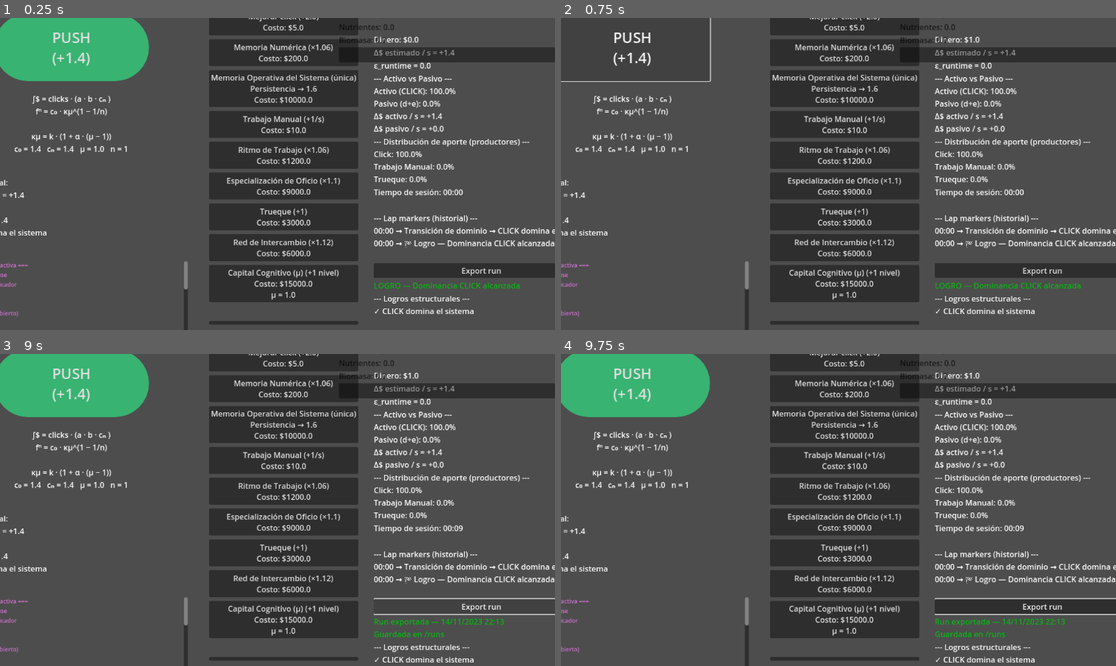
Above: before the commit, frames 1-4 (two rows, left to right).
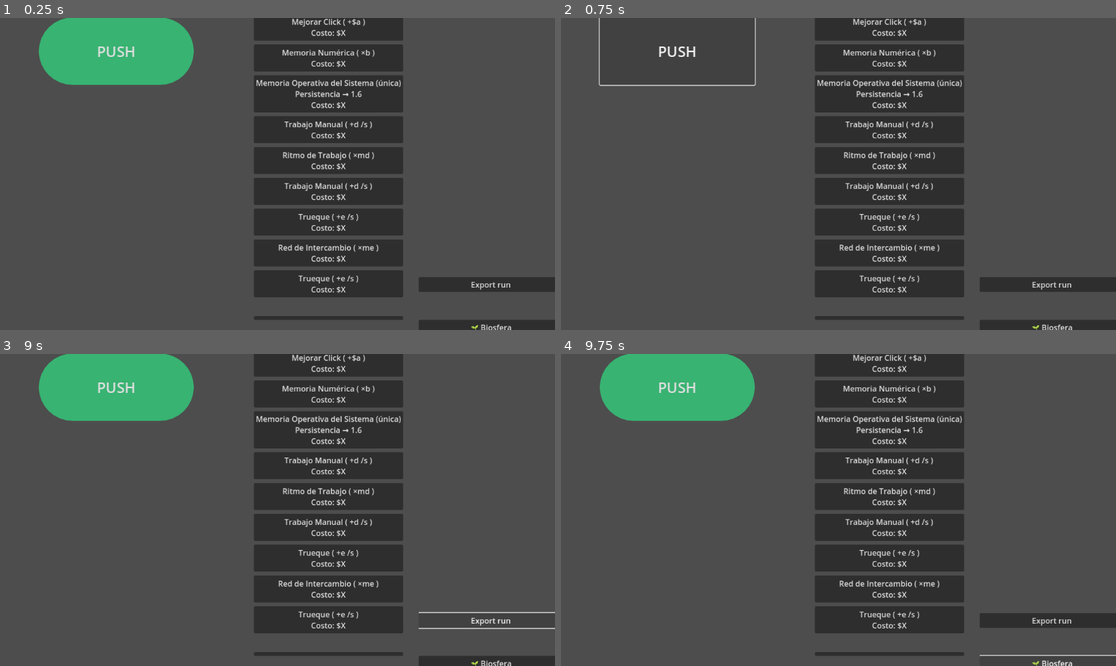
Above: after the commit, the same moments.

Repository: amurito/godot-idle-game
Game: Godot game, scene res://main.tscn
The game is run twice, just before and just after one commit, with the same random seed, the same clock (stepped at 60 frames per second) and the same inputs.
Inputs (mouse positions are in pixels of both pictures, inside the frame that each line leads up to; where the layout moved, square brackets give the same spot in the first picture):
- Up to frame 1 (0.25 s): no input
- Up to frame 2 (0.75 s): click "PUSH (+1.4)" (after the commit: "PUSH") at 0.5 s
- Up to frame 3 (9 s): click "Mejorar click (+2.0) Costo: $…" (after the commit: "Mejorar Click ( +$a ) Costo: …") at 1.25 s; click "Memoria Numérica (×1.06) Cost…" (after the commit: "Memoria Numérica ( ×b ) Costo…") at 2 s; click "Memoria Operativa del Sistema…" at 2.75 s; click "Trabajo Manual (+1/s) Costo: …" (after the commit: "Trabajo Manual ( +d /s ) Cost…") at 3.5 s; click "Ritmo de Trabajo (×1.06) Cost…" (after the commit: "Ritmo de Trabajo ( ×md ) Cost…") at 4.25 s; click "Especialización de Oficio (×1…" (after the commit: "Trabajo Manual ( +d /s ) Cost…") at 5 s; click "Trueque (+1) Costo: $3000.0" (after the commit: "Trueque ( +e /s ) Costo: $X") at 5.75 s; click "Red de Intercambio (×1.12) Co…" (after the commit: "Red de Intercambio ( ×me ) Co…") at 6.5 s; click "Capital Cognitivo (μ) (+1 niv…" (after the commit: "Trueque ( +e /s ) Costo: $X") at 7.25 s; click (327, 653) [283, 659] at 8 s; click "Export run" at 8.75 s
- Up to frame 4 (9.75 s): click (1054, 662) at 9.5 s, where only the run after the commit has a clickable "🌱 Biosfera"

The runs differ from the first frame. In frame 1, 31% of the frame differs, in the area x 0-100%, y 0-100%; in frame 2, 28%; in frame 3, 30%; in frame 4, 31%.
Error after the commit: Parse Error: Expected indented block after "if" block. (res://main.gd:815)

Commit message:
v0.8 — Biosfera fúngica acoplada a ε_runtime

Diff:
--- a/fungi.tscn
+++ b/fungi.tscn
@@ -1,21 +1,21 @@
 [gd_scene load_steps=3 format=3 uid="uid://cbyh1vt0443ys"]
 
-[ext_resource type="Script" uid="uid://b5kpivooakglf" path="res://fungi_ui.gd" id="1_v67og"]
+[ext_resource type="Script" uid="uid://chwpt8ctyh6x4" path="res://fungi_ui.gd" id="1_v67og"]
 
 [sub_resource type="StyleBoxEmpty" id="StyleBoxEmpty_v67og"]
 
 [node name="FungiUI" type="Control"]
+custom_minimum_size = Vector2(300, 160)
 layout_mode = 3
-anchors_preset = 15
-anchor_right = 1.0
-anchor_bottom = 1.0
-grow_horizontal = 2
-grow_vertical = 2
+anchors_preset = 0
+offset_right = 320.0
+offset_bottom = 160.0
 mouse_filter = 2
 script = ExtResource("1_v67og")
 
 [node name="Panel" type="Panel" parent="."]
 modulate = Color(0, 0, 0, 0.6666667)
+custom_minimum_size = Vector2(360, 160)
 layout_mode = 1
 anchors_preset = 15
 anchor_right = 1.0
@@ -25,15 +25,13 @@
 theme_override_styles/panel = SubResource("StyleBoxEmpty_v67og")
 
 [node name="VBoxContainer" type="VBoxContainer" parent="Panel"]
-custom_minimum_size = Vector2(400, 200)
+custom_minimum_size = Vector2(300, 120)
 layout_mode = 1
-anchors_preset = 5
-anchor_left = 0.5
-anchor_right = 0.5
-offset_left = -558.0
-offset_right = 558.0
-offset_bottom = 200.0
+anchors_preset = 15
+anchor_right = 1.0
+anchor_bottom = 1.0
 grow_horizontal = 2
+grow_vertical = 2
 mouse_filter = 2
 
 [node name="HifasStatus" type="Label" parent="Panel/VBoxContainer"]
@@ -55,3 +53,15 @@
 
 [node name="DesbloquearHifas" type="Button" parent="Panel/VBoxContainer"]
 layout_mode = 2
+
+[node name="Metabolismo" type="Label" parent="Panel/VBoxContainer"]
+layout_mode = 2
+size_flags_vertical = 1
+text = "Nutrientes: 0.0
+"
+
+[node name="EpsilonEff" type="Label" parent="Panel/VBoxContainer"]
+layout_mode = 2
+size_flags_vertical = 1
+text = "Nutrientes: 0.0
+"
--- a/fungi_ui.gd
+++ b/fungi_ui.gd
@@ -3,8 +3,10 @@
 # ============================
 # BIOSFERA — DLC FÚNGICO
 # ============================
+func set_main(m):
+	main = m
+var main : Node = null
 
-@onready var main = get_tree().root.get_node("Main")
 
 @onready var lbl_status    = $Panel/VBoxContainer/HifasStatus
 @onready var lbl_nutrients = $Panel/VBoxContainer/Nutrientes
@@ -15,8 +17,13 @@
 var nutrients := 0.0
 var biomass := 0.0
 
+# --- Salidas físicas hacia el sistema ---
+var epsilon_effective := 0.0
+var metabolism := 0.0
+
 const NUTRIENT_FROM_EPS := 5.0
 const GROWTH_RATE := 0.25
+
 
 
 func _ready():
@@ -31,18 +38,31 @@
 
 
 func _process(delta):
+	if main == null:
+		return
 	if not hifas_unlocked:
 		return
-
 	var eps := float(main.epsilon_runtime)
 	var mu  := float(main.get_mu_structural_factor())
 
+
+		# 1) Nutrientes = entropía económica
 	var nutrient_flow := eps * NUTRIENT_FROM_EPS
 	nutrients += nutrient_flow * delta
-
+		# 2) Biomasa = entropía fijada
 	var growth := float(nutrients * GROWTH_RATE * mu * delta)
 	biomass += growth
 	nutrients -= growth
+	# 3) Termodinámica del sistema
+
+	epsilon_effective = eps / (1.0 + biomass)
+
+	# metabolismo = qué tan bien el sistema digiere su propia producción
+	var delta_money := float(main.get_delta_total())
+	if delta_money > 0:
+		metabolism = biomass / delta_money
+	else:
+		metabolism = 0.0
 
 	update_ui()
 
@@ -51,6 +71,8 @@
 	print("🧬 BOTÓN HIFAS OK")
 	hifas_unlocked = true
 	update_ui()
+func get_biomass() -> float:
+	return biomass
 
 
 func update_ui():
@@ -65,3 +87,5 @@
 
 	lbl_nutrients.text = "Nutrientes: " + str(snapped(nutrients, 0.1))
 	lbl_biomass.text   = "Biomasa: " + str(snapped(biomass, 0.1))
+	$Panel/VBoxContainer/Metabolismo.text = "Metabolismo: " + str(snapped(metabolism, 0.001))
+	$Panel/VBoxContainer/EpsilonEff.text = "ε efectivo: " + str(snapped(epsilon_effective, 0.01))
--- a/main.gd
+++ b/main.gd
@@ -123,6 +123,12 @@
 var accounting_base_cost := 50000.0
 var accounting_cost_scale := 2.0
 
+#
+### DLC FUNGI — constantes
+const FUNGI_MU_BETA := 0.05   # fuerza del hongo (chico!)
+# =====================================================
+var epsilon_effective := 0.0
+
 
 # =============== SESIÓN / LAB MODE ===================
 
@@ -205,8 +211,6 @@
 
 @onready var institution_panel_label = $UIRootContainer/RightPanel/ScrollContainer/VBoxContainer/InstitutionPanelLabel
 
-@onready var upgrade_accounting_button = $UIRootContainer/ProductionPanel/InstitutionsPanel/UpgradeAccountingButton
-@onready var accounting_effect_label = $UIRootContainer/ProductionPanel/InstitutionsPanel/AccountingEffectLabel
 @onready var fungi_ui_scene = preload("res://fungi.tscn")
 @onready var ui_root = $UIRootContainer
 
@@ -234,12 +238,18 @@
 	return get_click_power() + get_passive_total()
 
 func get_mu_structural_factor(n: int = cognitive_level) -> float:
-	# μ = 1 + log(1+n) * 0.08
-	# Crece lento pero nunca se aplana del todo
-	if n <= 0:
-		return 1.0
-
-	return 1.0 + log(1.0 + float(n)) * 0.08
+	# μ cognitivo (tu diseño original)
+	var mu_base := 1.0
+	if n > 0:
+		mu_base = 1.0 + log(1.0 + float(n)) * 0.08
+
+	# μ fúngico (biomasa)
+	var mu_fungi := 1.0
+	if fungi_ui != null and fungi_ui.has_method("get_biomass"):
+		var b := float(fungi_ui.get_biomass())
+		mu_fungi = 1.0 + log(1.0 + b) * FUNGI_MU_BETA
+
+	return mu_base * mu_fungi
 
 # =====================================================
 #  FORMATO TEXTO FÓRMULA
@@ -778,19 +788,34 @@
 func _ready():
 	update_ui()
 	_mount_fungi_dlc()
+
 func _mount_fungi_dlc():
 	fungi_ui = FUNGI_UI_SCENE.instantiate()
 
-	var ui_root = $UIRootContainer
-	ui_root.add_child(fungi_ui)
+	var dlc_root = get_node("DLCOverlay")
+	dlc_root.add_child(fungi_ui)
 
 	fungi_ui.name = "FungiUI"
 	fungi_ui.visible = true
+	# inyectamos el core
+	fungi_ui.set_main(self)
+	# Esperar a que Godot calcule tamaños
+	await get_tree().process_frame
+	var vp = get_viewport().get_visible_rect().size
+
+	fungi_ui.position = Vector2(
+		vp.x - 320,
+		20
+	)
 
 	print("🍄 Fungi DLC mounted:", fungi_ui)
 
 
 func _process(delta):
+	if fungi_ui:
+	epsilon_effective = fungi_ui.epsilon_effective
+else:
+	epsilon_effective = epsilon_runtime
 	apply_dynamic_persistence(delta)
 
 	delta_per_sec = get_passive_total()
@@ -812,7 +837,7 @@
 # ESTRUCTURALES v0.7.3
 func update_epsilon_runtime():
 	if baseline_delta_structural <= 0.0 or delta_per_sec <= 0.0:
-		epsilon_runtime = 0.0
+		epsilon_effective = 0.0
 		return
 
 	# -------------------------
@@ -872,7 +897,7 @@
 
 
 	var p := get_structural_pressure()
-	if p > 15.0 and omega < 0.25 and epsilon_runtime > 0.3:
+	if p > 15.0 and omega < 0.25 and epsilon_effective > 0.3:
 		institution_accounting_unlocked = true
 		institutions_unlocked = true
 		omega = 0.1
--- a/main.tscn
+++ b/main.tscn
@@ -11,7 +11,7 @@
 corner_radius_bottom_right = 80
 corner_radius_bottom_left = 80
 
-[node name="Main" type="Control"]
+[node name="UIRoot" type="Control"]
 layout_direction = 2
 layout_mode = 3
 anchors_preset = 15
@@ -267,6 +267,8 @@
 [node name="Biosfera" type="Button" parent="UIRootContainer/RightPanel/ScrollContainer/VBoxContainer"]
 layout_mode = 2
 text = "🌱 Biosfera"
+
+[node name="DLCOverlay" type="CanvasLayer" parent="."]
 
 [connection signal="pressed" from="UIRootContainer/LeftPanel/CenterPanel/BigClickButton" to="." method="_on_BigClickButton_pressed"]
 [connection signal="pressed" from="UIRootContainer/ProductionPanel/ClickPanel/UpgradeClickButton" to="." method="_on_UpgradeClickButton_pressed"]
Not shown, added: fungi_ui.gd.uid
Not shown, changed: .gitignore
Not shown, added: matematicav0.8.md
